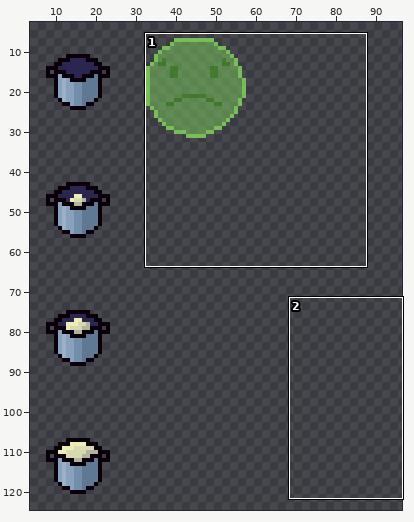
File history of a sprite sheet, assets/placeholder/pot.png. Above: a wide view before the commit, with the close-up outlined.
Close-up. As it was:
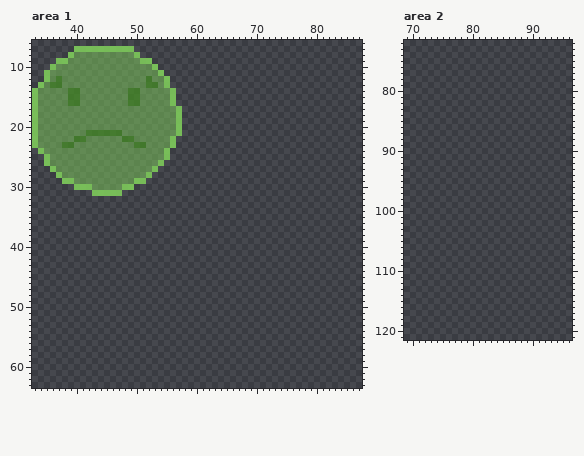
The file is 128x128 pixels. Colours within 5 levels of each other are drawn and written as one. Shown: area 1: x 33..87, y 6..63; area 2: x 69..96, y 72..121. The wide view leaves out empty margins.
After:
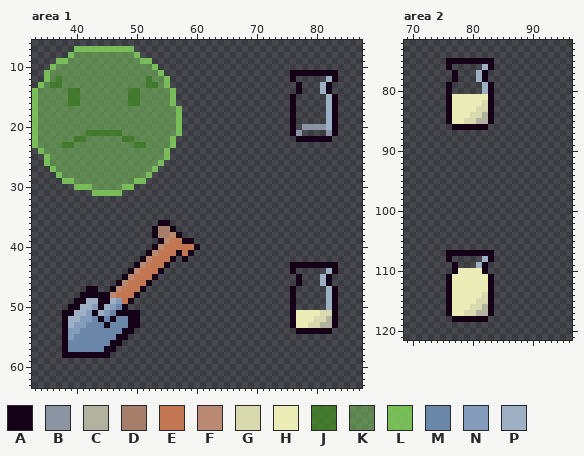
Palette (. is transparent): A #140117  B #8b94a2  C #b1b39f  D #a67e6a  E #c27652  F #b98972  G #d8d9ae  H #ebecb6  J #458c25be  K #7fce5b7d  L #7fce5be0  M #6a87a9  N #849bbb  P #9eb0c4
The author wrote: adding jar and shovel sprite
Change:
Changed rows in their new state; - is an unchanged pixel.
Area 1:
first column x 76:
11 AAAAAAAA
12 A-----PA
13 -A---PA-
14 -A---PA-
15 A-----PA
16 A-----PA
17 A-----PA
18 A-----PA
19 A-----PA
20 A-BBBBPA
21 AB----BA
22 -AAAAAA-
first column x 38:
36 ----------------AA----------------------------
37 ---------------ADDA---------------------------
38 ---------------ADDFA--------------------------
39 ----------------AFEEAA------------------------
40 ---------------AFEEEEEA-----------------------
41 --------------AFEEEAEA------------------------
42 -------------AFEEEA-A-------------------------
43 ------------AFEEEA--------------------AAAAAAAA
44 -----------AFEEEA---------------------A-----PA
45 ----------AFEEEA-----------------------A---PA-
46 ---------AFEEEA------------------------A---PA-
47 ----AA--AFEEEA------------------------A-----PA
48 ---AAAAAFEEEA-------------------------A-----PA
49 --AAPPAAPNEA--------------------------A-----PA
50 -AAPPNAPNMA---------------------------A-----PA
51 AAPPNAPNMAAAA-------------------------AHHHHGGA
52 APPNNMAMAMMAA-------------------------AHHHGGCA
53 APNNMMMAMMMAA-------------------------AHHGGCCA
54 ANNMMMMMMMAA---------------------------AAAAAA-
55 ANMMMMMMMAA-----------------------------------
56 AMMMMMMMAA------------------------------------
57 AMMMMMMAA-------------------------------------
58 AAAAAAAA--------------------------------------
Area 2:
first column x 76:
 75 AAAAAAAA
 76 A-----PA
 77 -A---PA-
 78 -A---PA-
 79 A-----PA
 80 A-----PA
 81 AHHHHHHA
 82 AHHHHHGA
 83 AHHHHGGA
 84 AHHHGGCA
 85 AHHGGCCA
 86 -AAAAAA-
first column x 76:
107 AAAAAAAA
108 A-----PA
109 -A---PA-
110 -AHHHHA-
111 AHHHHHHA
112 AHHHHHHA
113 AHHHHHHA
114 AHHHHHGA
115 AHHHHGGA
116 AHHHGGCA
117 AHHGGCCA
118 -AAAAAA-
Changed places in both close-ups, as pixel boxes (x1, y1, x2, y2):
added: (290, 70, 338, 142)
added: (62, 220, 200, 358)
added: (290, 262, 338, 334)
added: (446, 58, 494, 130)
added: (446, 250, 494, 322)
